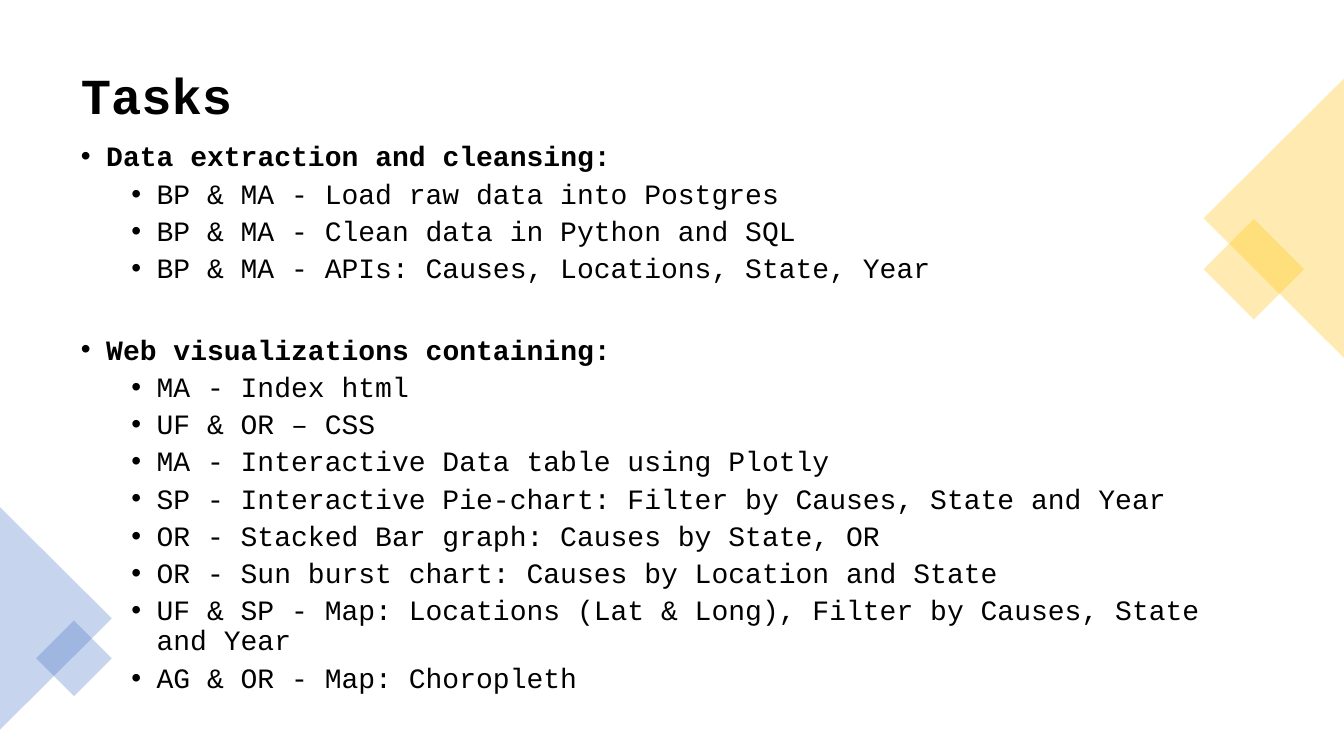
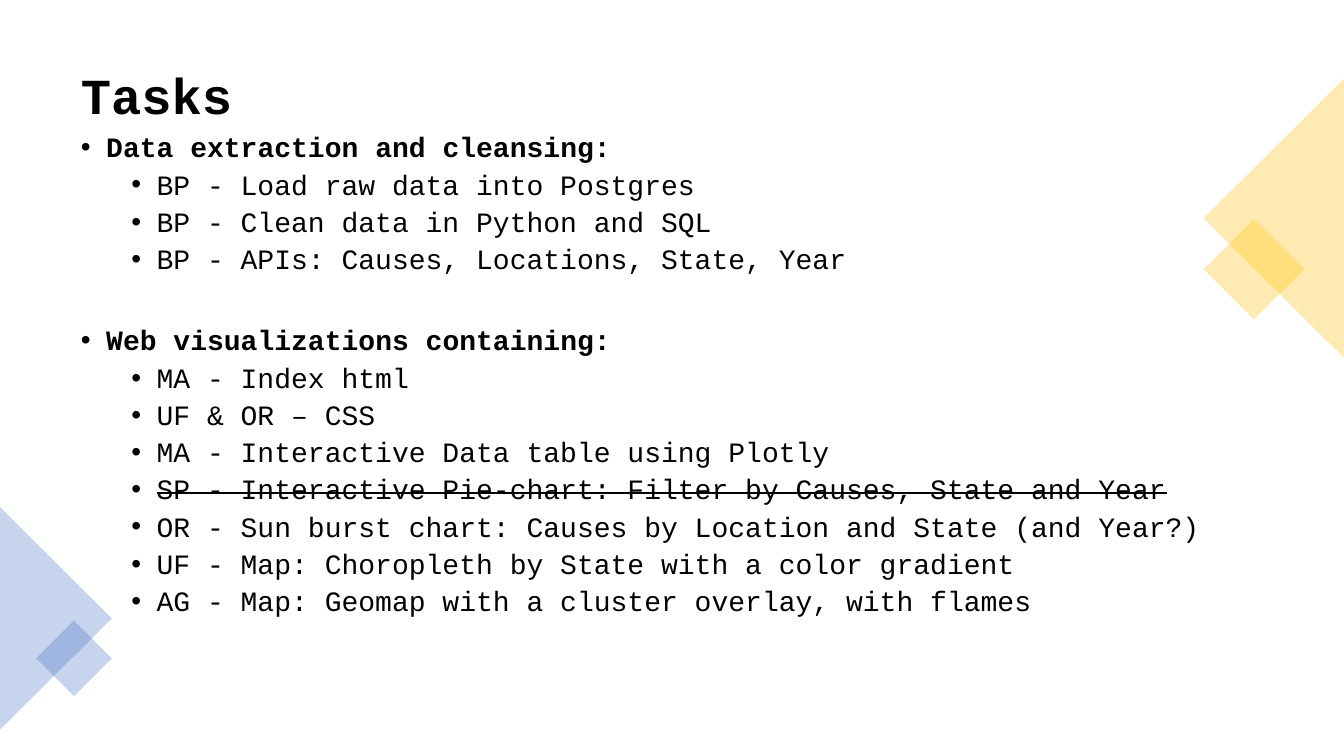
Before and after one commit to Mirgadir/Project_2, a slide deck: slide 3 of Project_2.pptx. Drawn at 1344x756 pixels with LibreOffice and Linux fonts; fonts in the diff are those of the drawing. Boxes give left, top, right and bottom in pixels: in the first picture for what was removed or moved away, otherwise in the second. Text is boxed around its words. In the diff, an @@ line names an element or a change of style, - is before the commit and + after.

Commit message:
Project 2

```diff
--- a/Project_2.pptx
+++ b/Project_2.pptx
@@ text "Data extraction and cleansing:": place and size @@
-text "Data extraction and cleansing:" at <box>106,147,1199,694</box>
+text "Data extraction and cleansing:" at <box>106,137,1199,617</box>
@@ text at <box>157,175,846,274</box>: text changed @@
-  • BP & MA - Load raw data into Postgres
-  • BP & MA - Clean data in Python and SQL
-  • BP & MA - APIs: Causes, Locations, State, Year
+  • BP - Load raw data into Postgres
+  • BP - Clean data in Python and SQL
+  • BP - APIs: Causes, Locations, State, Year
@@ text at <box>157,480,1165,505</box>: strikethrough on in "SP - Interactive Pie-chart: Filter by Causes, ..." @@
@@ text at <box>157,517,1199,617</box>: text changed @@
-  • OR - Stacked Bar graph: Causes by State, OR
-  • OR - Sun burst chart: Causes by Location and State
-  • UF & SP - Map: Locations (Lat & Long), Filter by Causes, State and Year
-  • AG & OR - Map: Choropleth
+  • OR - Sun burst chart: Causes by Location and State (and Year?)
+  • UF - Map: Choropleth by State with a color gradient
+  • AG - Map: Geomap with a cluster overlay, with flames
```
